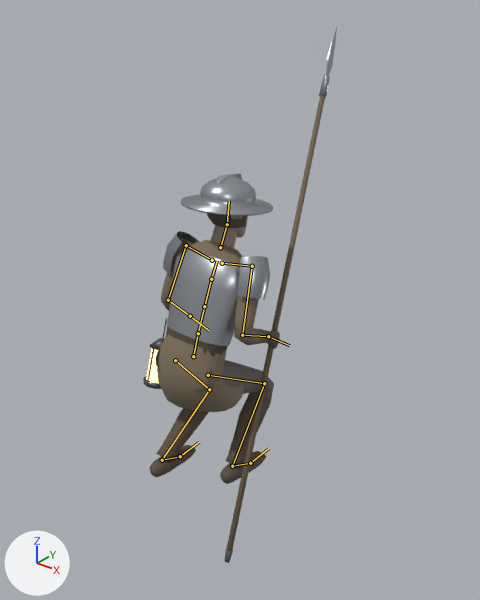
Two versions of the glTF model assets/models/characters/guard.glb, one commit apart.
Before and after are seen from a camera (50 mm lens) standing at (1.76, -1.87, 2.2) and looking at (-0.02, 0.36, 0.82). Every picture has the same lights, and +X, +Y and +Z are marked at lower left. The picture after the commit comes second. Both versions are drawn at frame 0 of the action 'crouch_idle-loop'; the numbers are the values there. The bones that change, and the others that lie on the model, are drawn over the model as lines.

Names of what the first picture shows: 'Guard'.
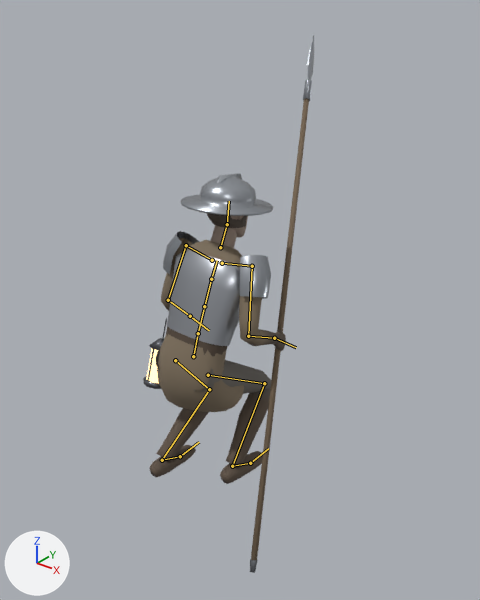
The change in detail:
Bone 'RightUpperArm' (bone_rightupperarm) turns from (8, -8, 30) to (8, -7, 24) degrees about its own x, y and z.

Location of each change, [x1, y1, x2, y2] in pixels of the pictures (480 x 600 px):
'Guard', posed (12% narrower)
    before: [143, 27, 337, 563]
    after: [143, 35, 314, 573]
bone 'RightUpperArm', root to tip
    before: (252, 266) to (242, 335)
    after: (252, 266) to (248, 336)
